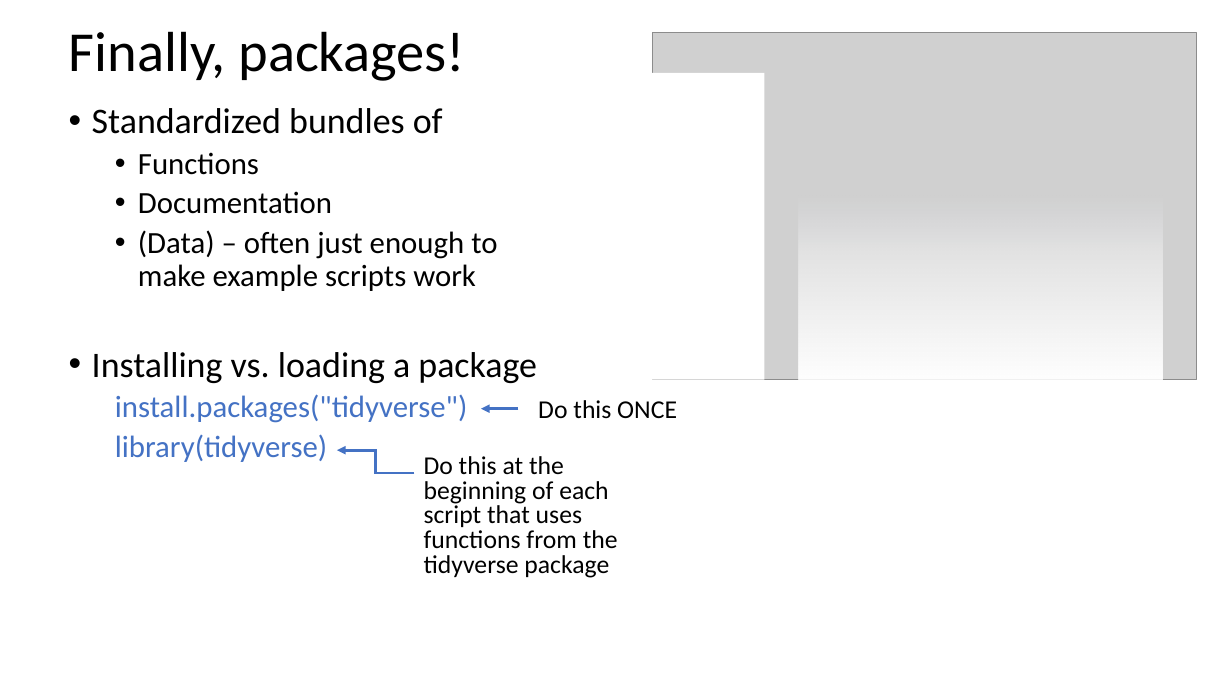
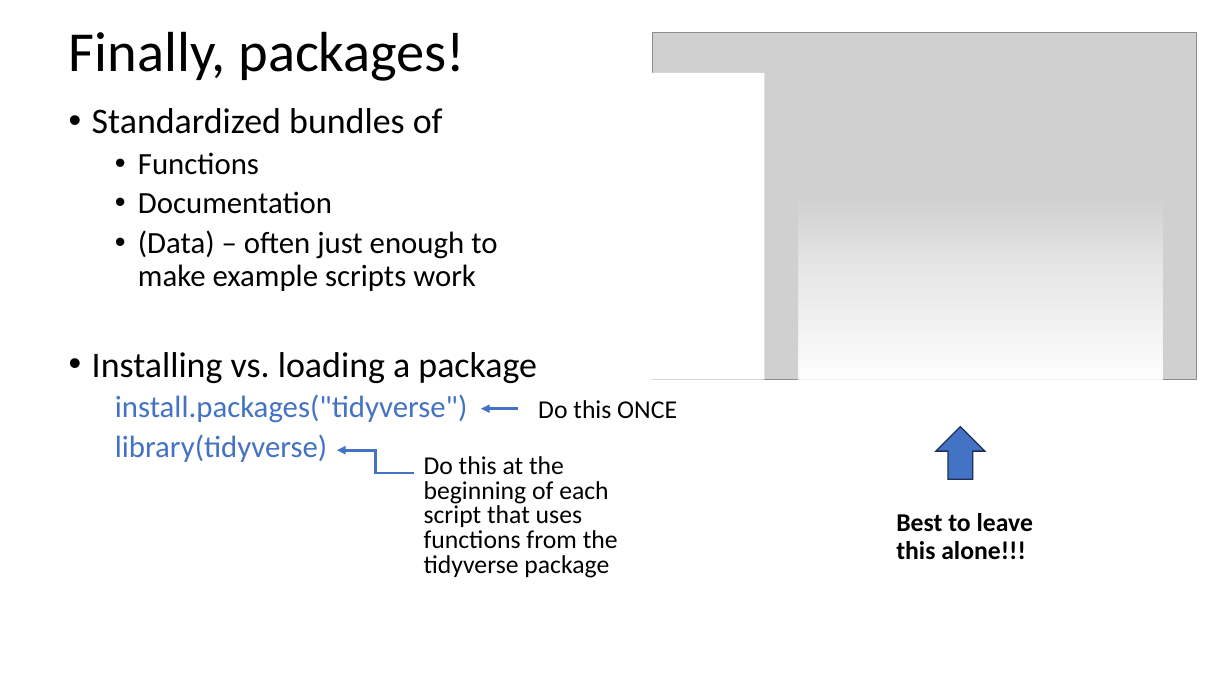
Before and after one commit to justinpriest/ADFG_R_Intro_Workshop, a slide deck: slide 30 of presentations/4 - Programming Basics 2 - Under the Hood.pptx. Drawn at 1232x693 pixels with LibreOffice and Linux fonts; fonts in the diff are those of the drawing; grey boxes stand for pictures. Boxes give left, top, right and bottom in pixels: in the first picture for what was removed or moved away, otherwise in the second. Text is boxed around its words. In the diff, an @@ line names an element or a change of style, - is before the commit and + after.

```diff
--- a/presentations/4 - Programming Basics 2 - Under the Hood.pptx
+++ b/presentations/4 - Programming Basics 2 - Under the Hood.pptx
@@ up arrow added at (936,427,985,480), fill #4472C4, outline #1E3256 1 pt @@
@@ text added at (896,513,1033,560), 20 pt, text #000000, bold @@
+Best to leave this alone!!!
```
Also in this commit, not shown: 1 other slide changed.
